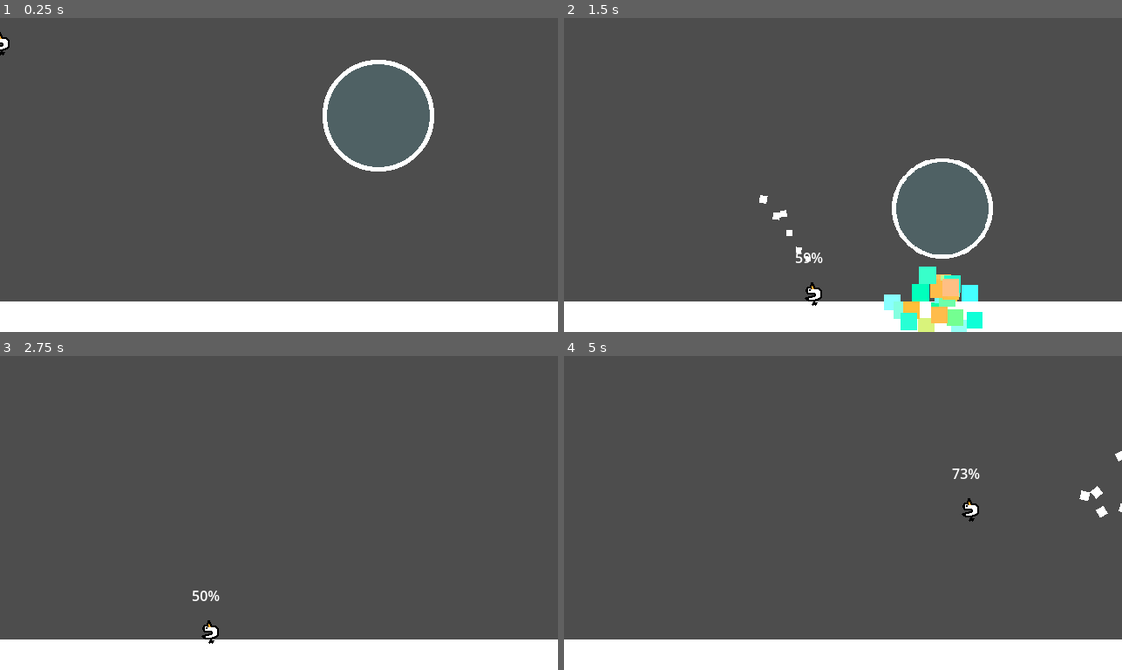
Above: before the commit, frames 1-4 (two rows, left to right).
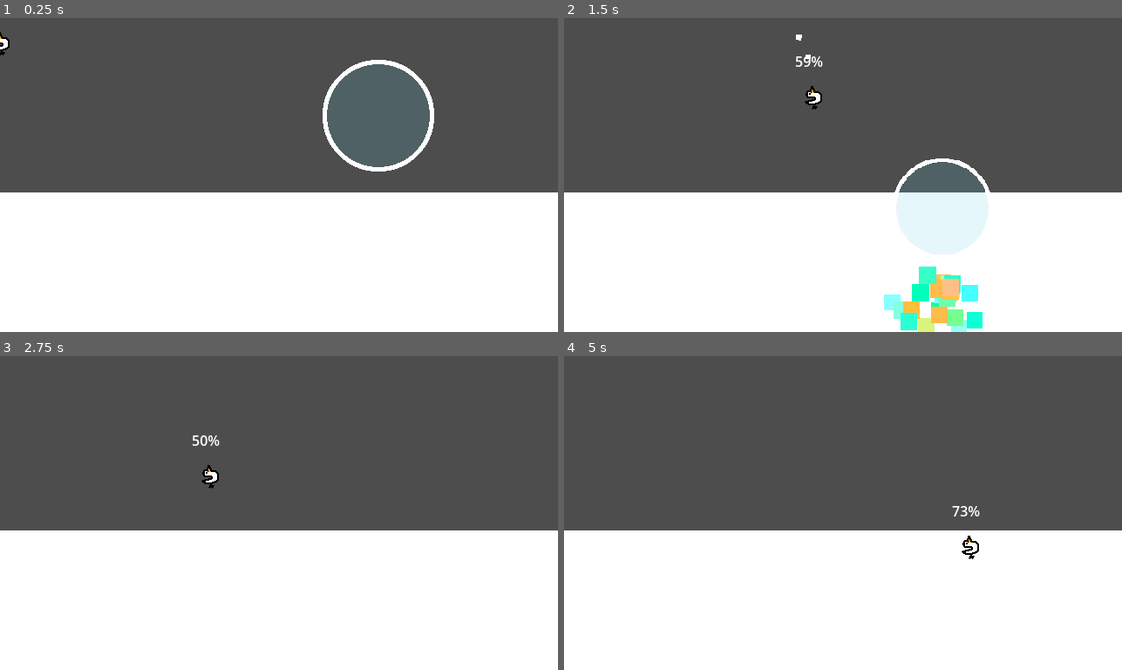
Above: after the commit, the same moments.

Repository: ron0studios/Global-Game-Jam-2025
Game: Godot game, scene res://objects/sandbox.tscn
Same seed, same stepped clock (60 frames per second), same inputs: the game is played once before the commit and once after it. The engine's default icon, where the game draws it, is replaced by a stand-in: a white triangle on a blue panel in a dark square.
Inputs (mouse positions are in pixels of both pictures, inside the frame that each line leads up to):
- Up to frame 1 (0.25 s): no input
- Up to frame 2 (1.5 s): move the mouse to (965, 159) at 0.52 s; hold Space (blow) 0.53-1.28 s; hold Right (ui_right) from 0.53 s (still down); tap W (jump) at 0.77 s; move the mouse to (731, 190) at 1.27 s; tap Space (blow) at 1.35 s
- Up to frame 3 (2.75 s): tap W (jump) at 1.52 s; move the mouse to (334, 443) at 2.02 s; release Right (ui_right) at 2.03 s; hold Left (ui_left) from 2.03 s (still down); hold Space (blow) from 2.03 s (still down)
- Up to frame 4 (5 s): move the mouse to (815, 575) at 2.77 s; release Left (ui_left) at 2.78 s; release Space (blow) at 2.78 s; hold Right (ui_right) 2.78-4.28 s; tap Space (blow) at 2.85, 4.35 s; tap W (jump) at 3.02, 3.77, 4.52 s; move the mouse to (1010, 560) at 3.52 s; hold Space (blow) 3.53-4.28 s; move the mouse to (675, 465) at 4.27 s; hold Left (ui_left) from 4.28 s (still down)

The runs differ from the first frame. In frame 1, 35% of the frame differs, in the area x 0-100%, y 55-91%; in frame 2, 33%; in frame 3, 35%; in frame 4, 35%, in the area x 0-100%, y 30-91%.
Error before the commit: Parse Error: Unexpected "Identifier" in class body. (res://objects/global.gd:0)

Commit message:
fixed the identifier error
shoudl work nowwww

Diff:
--- a/objects/buoyancy.gd
+++ b/objects/buoyancy.gd
@@ -3,5 +3,4 @@
 @onready var parent = get_parent()
 func _process(delta: float) -> void:
 	if parent.position.y > Global.water_level:
-		#uhhh we get to this later
-		pass
+		parent.velocity.y += delta * parent.position.y-Global.water_level
--- a/objects/global.gd
+++ b/objects/global.gd
@@ -1,3 +1,3 @@
-#NOTE: Add any global stuff here! This persists across scenes.
+extends Node#NOTE: Add any global stuff here! This persists across scenes.
 #Refer to the attributes with Global.attribute_name
-water_level = 200
+var water_level = 200
--- a/objects/player.tscn
+++ b/objects/player.tscn
@@ -1,8 +1,9 @@
-[gd_scene load_steps=15 format=3 uid="uid://5hhqv1ty5cr2"]
+[gd_scene load_steps=16 format=3 uid="uid://5hhqv1ty5cr2"]
 
 [ext_resource type="Script" path="res://player.gd" id="1_1uga2"]
 [ext_resource type="Texture2D" uid="uid://d5gw5bael405" path="res://icon.svg" id="1_nn3tg"]
 [ext_resource type="Texture2D" uid="uid://ctfpdlxbeg7qt" path="res://assets/player.png" id="3_po0rm"]
+[ext_resource type="PackedScene" uid="uid://dfuf1ioymn73j" path="res://objects/buoyancy.tscn" id="4_gd7ri"]
 
 [sub_resource type="RectangleShape2D" id="RectangleShape2D_f0w82"]
 size = Vector2(5.33333, 6)
@@ -134,3 +135,5 @@
 angular_velocity_min = -105.88
 angular_velocity_max = 116.47
 scale_amount_curve = SubResource("Curve_p0x7g")
+
+[node name="Buoyancy" parent="." instance=ExtResource("4_gd7ri")]
--- a/objects/sandbox.tscn
+++ b/objects/sandbox.tscn
@@ -7,6 +7,12 @@
 size = Vector2(1173, 57)
 
 [node name="sandbox" type="Node2D"]
+
+[node name="ColorRect2" type="ColorRect" parent="."]
+offset_left = -169.0
+offset_top = 200.0
+offset_right = 967.0
+offset_bottom = 432.0
 
 [node name="box" type="Node2D" parent="."]
 position = Vector2(-169, -251)
